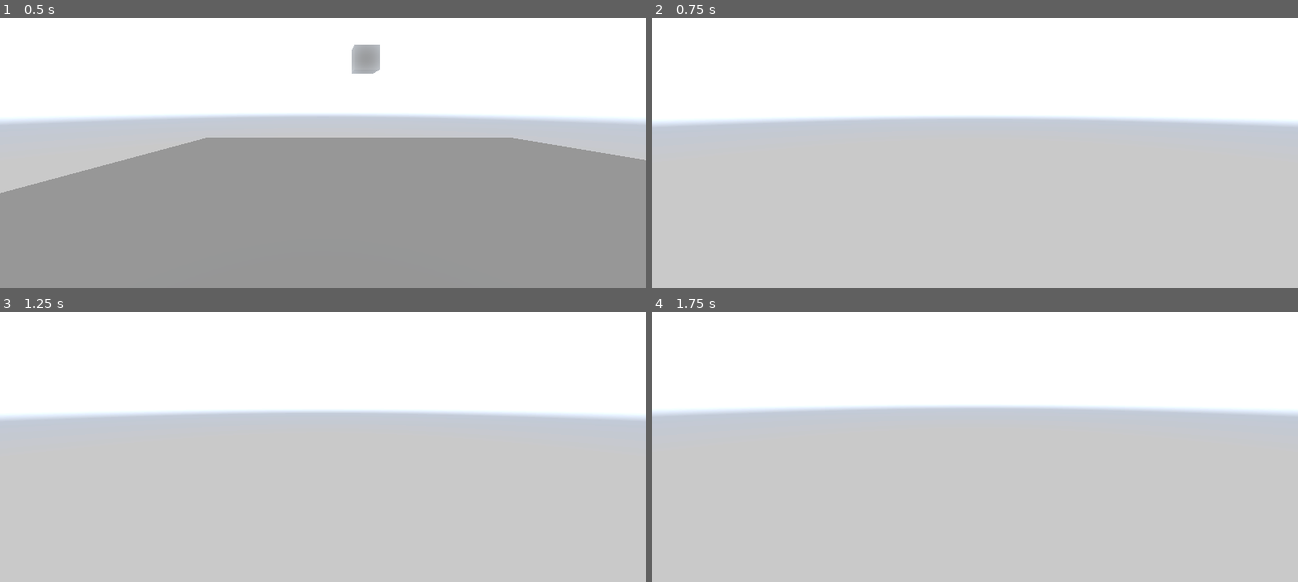
Above: before the commit, frames 1-4 (two rows, left to right).
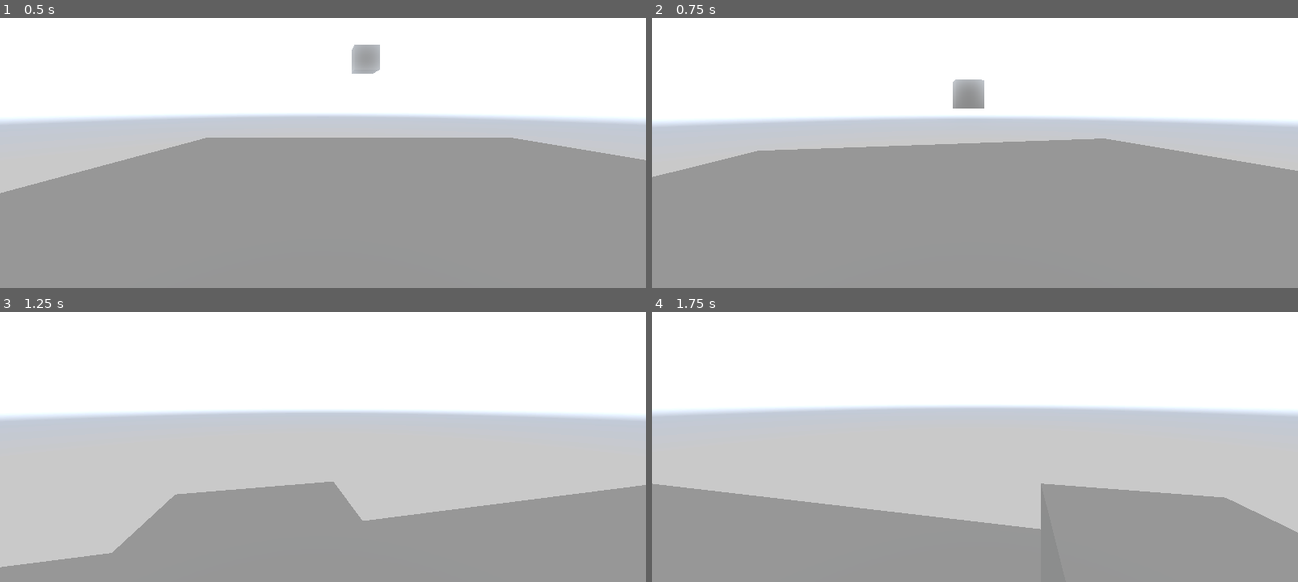
Above: after the commit, the same moments.

Repository: igorkll/EveryfunSandbox
Game: Godot game, scene res://world.tscn
The game is run twice, just before and just after one commit, with the same random seed, the same clock (stepped at 60 frames per second) and the same inputs. A sky picture missing from this copy of the repository is replaced by a grey-blue gradient.
Inputs (mouse positions are in pixels of both pictures, inside the frame that each line leads up to):
- Up to frame 1 (0.5 s): no input
- Up to frame 2 (0.75 s): move the mouse to (1007, 104) at 0.52 s; hold W (move_forward) from 0.53 s (still down); hold Space (move_jump) from 0.53 s (still down)
- Up to frame 3 (1.25 s): keep holding W (move_forward); keep holding Space (move_jump)
- Up to frame 4 (1.75 s): keep holding W (move_forward); move the mouse to (942, 401) at 1.27 s; release Space (move_jump) at 1.28 s; tap Space (move_jump) at 1.35, 1.52 s

Frame 1 is identical in both runs. In frame 2, 51% of the frame differs, in the area x 0-100%, y 22-100%; in frame 3, 26%; in frame 4, 29%.

Commit message:
Update player.gd

Diff:
--- a/BlockWorld/player.gd
+++ b/BlockWorld/player.gd
@@ -1,8 +1,13 @@
 extends CharacterBody3D
 
-var move_acceleration = 2
+var move_acceleration = 75
 var fall_acceleration = 75
 var jump_acceleration = 10
+
+var max_fall_velocity = 250
+var max_move_velocity = 15
+
+var velocity_down = 0.1
 
 func _physics_process(delta):
 	var direction = Vector3.ZERO
@@ -22,12 +27,25 @@
 	var move_direction = (camera_direction * direction.z + camera_right * direction.x).normalized()
 
 	if Input.is_action_pressed("move_jump"):
-		velocity.y += jump_acceleration
+		velocity.y += jump_acceleration * delta
 
-	velocity.x += move_direction.x * move_acceleration
-	velocity.z += move_direction.z * move_acceleration
+	velocity.x += move_direction.x * move_acceleration * delta
+	velocity.z += move_direction.z * move_acceleration * delta
 
 	if not is_on_floor():
-		velocity.y = velocity.y - (fall_acceleration * delta)
+		velocity.y -= fall_acceleration * delta
+
+	var velocity2d = Vector2 (velocity.x, velocity.z);
+	if velocity2d.length() > max_move_velocity:
+		velocity2d = velocity2d.normalized() * max_move_velocity
+		velocity.x = velocity2d.x
+		velocity.z = velocity2d.y
+
+	if velocity.y < -max_fall_velocity:
+		velocity.y = -max_fall_velocity
+
+	var speed_mul = pow(velocity_down, delta);
+	velocity.x *= speed_mul;
+	velocity.z *= speed_mul;
 
 	move_and_slide()
